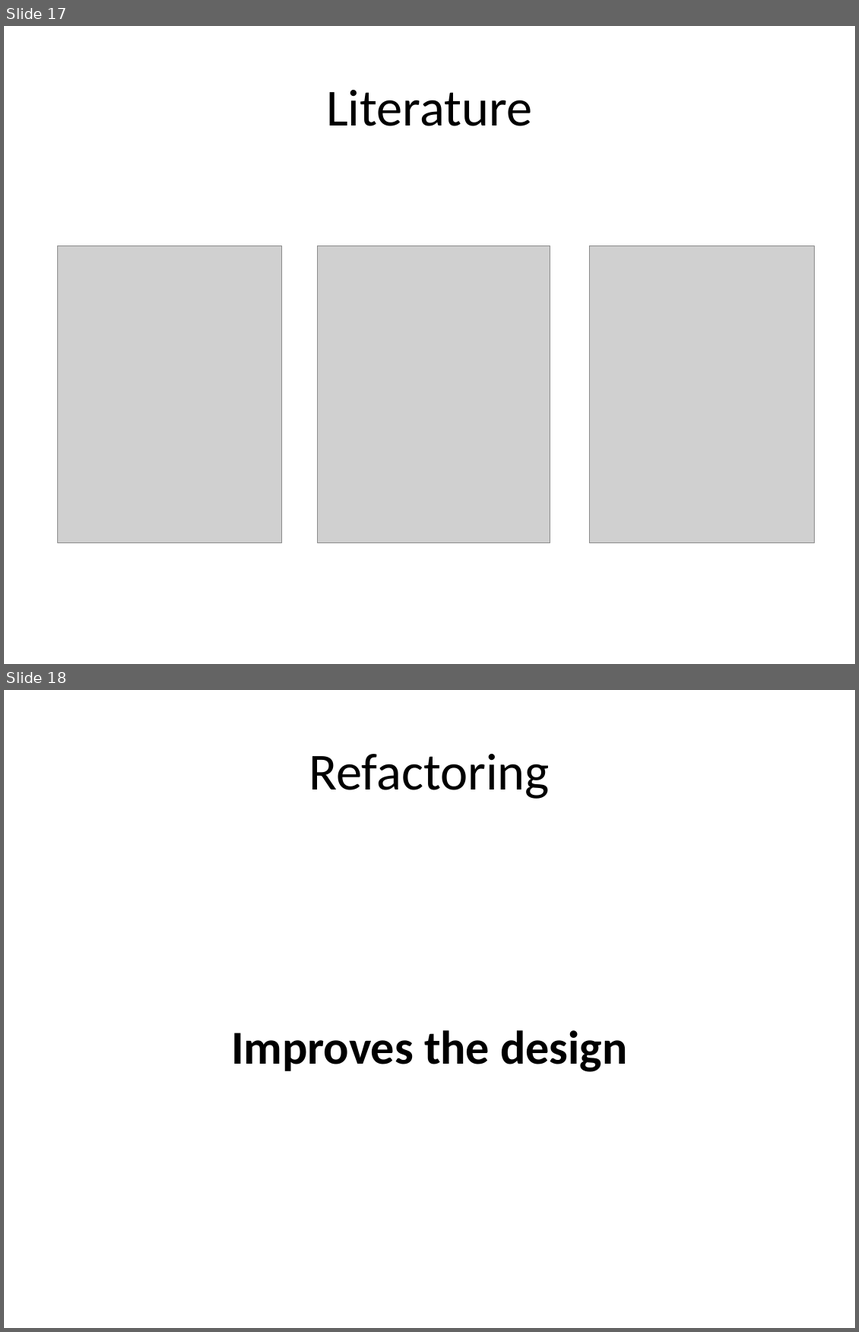
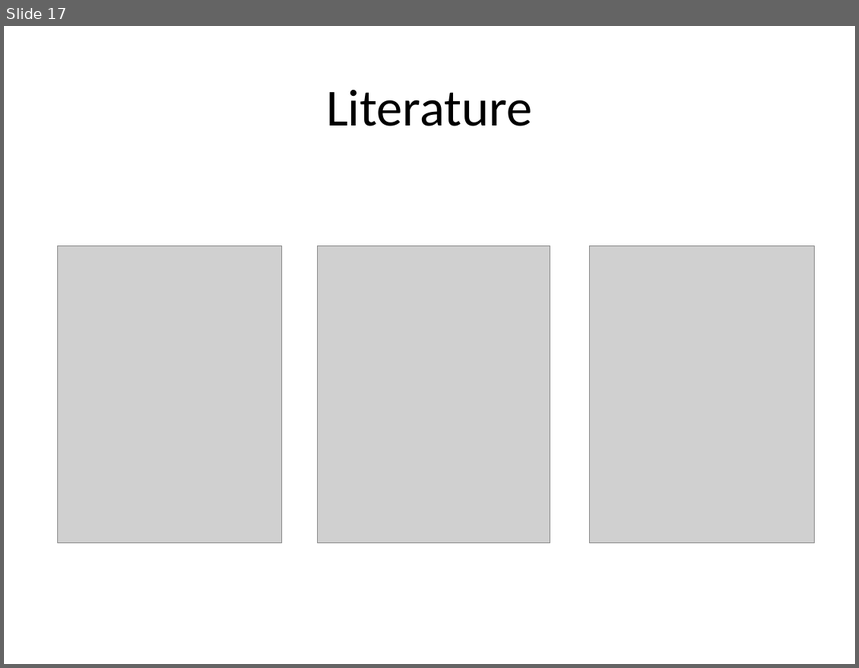
Before and after one commit to gsabev/ista2014, a slide deck: ISTA.pptx. Shown one above the other, each under a label of ours: slides 17 and 18 before the commit, slide 17 after it. The pictures are 859x1332 and 859x668 pixels, drawn with LibreOffice and Linux fonts; fonts in the diff are those of the drawing; grey boxes stand for pictures. Boxes give left, top, right and bottom in pixels: in the first picture for what was removed or moved away, otherwise in the second. Text is boxed around its words. In the diff, an @@ line names an element or a change of style, - is before the commit and + after.

```diff
--- a/ISTA.pptx
+++ b/ISTA.pptx
@@ slide 18 removed at box(4, 690, 855, 1328), background #FFFFFF @@
@@ title removed at box(309, 754, 550, 799) @@
-Refactoring
@@ text removed at box(231, 1030, 627, 1072) @@
-Improves the design
```
Also in this commit, not shown: 4 slides changed, 2 slides added, 8 other slides removed.
